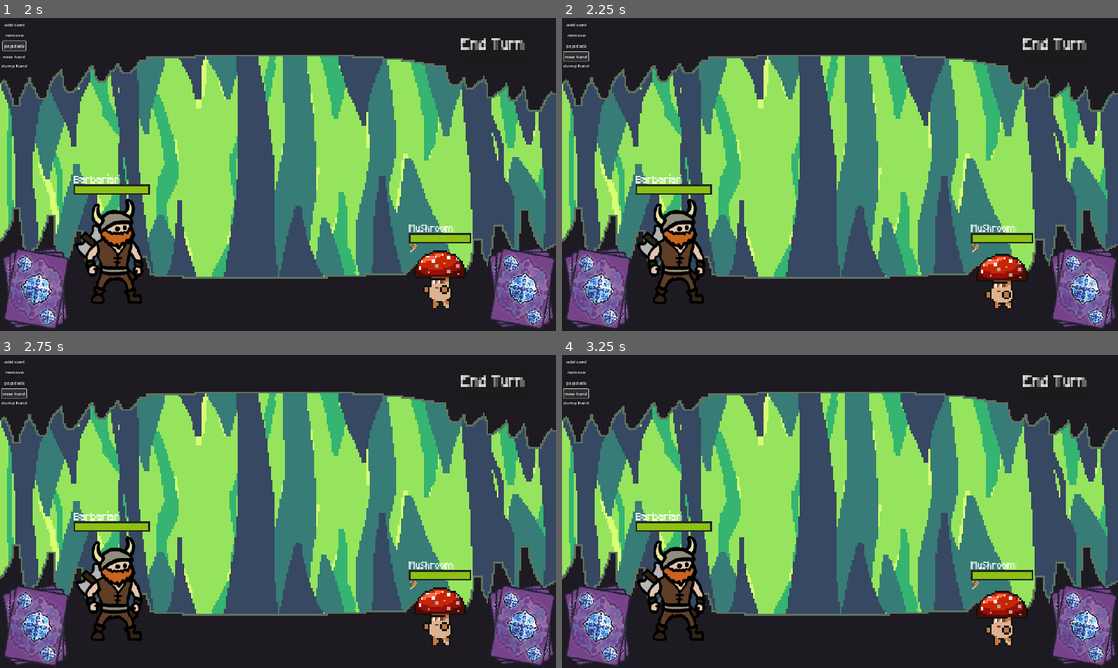
Above: before the commit, frames 1-4 (two rows, left to right).
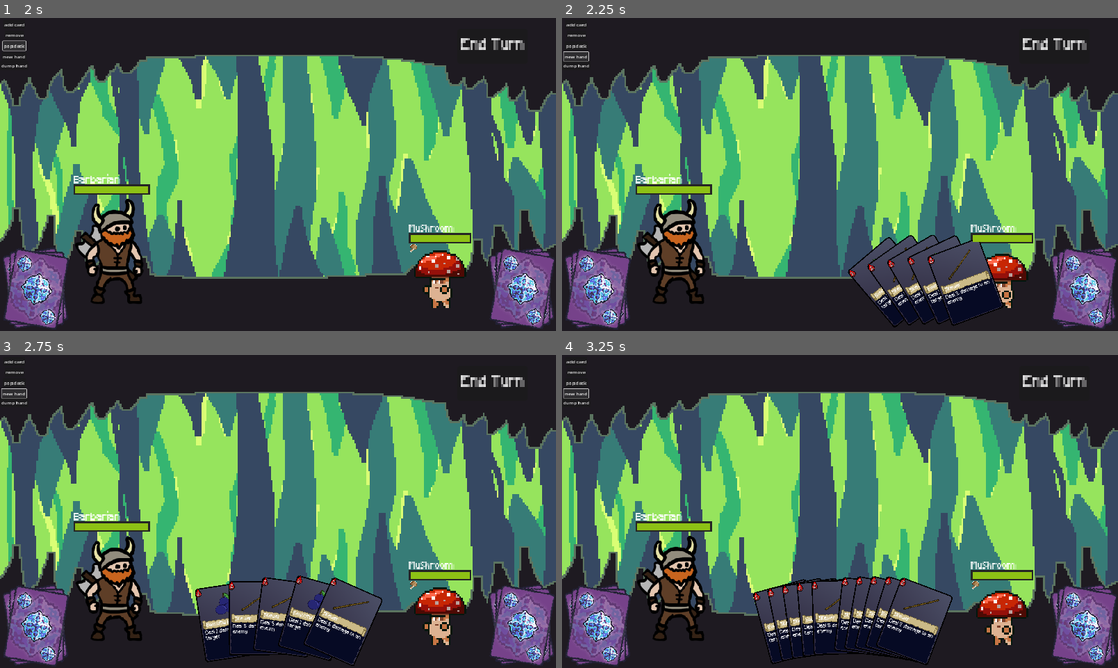
Above: after the commit, the same moments.

Repository: Excellund/DungeonsForDinner
Game: Godot game, scene res://scenes/main_menu.tscn
Two runs of this game, one before a commit and one after it. Both use one fixed random seed, a clock stepped at 60 frames per second and the inputs below.
Inputs:
- Up to frame 1 (2 s): click "Expedition" at 0.5 s; click "pop deck" at 1.25 s
- Up to frame 2 (2.25 s): click "new hand" at 2 s
- Up to frame 3 (2.75 s): no input
- Up to frame 4 (3.25 s): click "new hand" at 2.75 s

Frame 1 is identical in both runs. In frame 2, 3.7% of the frame differs, in the area x 51-80%, y 69-99%; in frame 3, 3.7%; in frame 4, 4.2%, in the area x 34-71%, y 70-100%.
Error before the commit: Parse Error: Function "initialize_deck()" is a coroutine, so it must be called with "await". (res://scripts/CardManager.gd:96)

Commit message:
added persistent deck and fixed some card.gd issues

Diff:
--- a/project.godot
+++ b/project.godot
@@ -21,7 +21,6 @@
 _EncounterManager="*res://scripts/managers/EncounterManager.gd"
 TurnManager="*res://scripts/managers/TurnManager.gd"
 SignalBus="*res://scripts/SignalBus.gd"
-AllCardUpdater="*res://scenes/card_updater.tscn"
 
 [debug]
 
@@ -65,24 +64,6 @@
 ]
 }
 
-[input]
-
-left_click={
-"deadzone": 0.5,
-"events": [Object(InputEventMouseButton,"resource_local_to_scene":false,"resource_name":"","device":-1,"window_id":0,"alt_pressed":false,"shift_pressed":false,"ctrl_pressed":false,"meta_pressed":false,"button_mask":0,"position":Vector2(0, 0),"global_position":Vector2(0, 0),"factor":1.0,"button_index":1,"canceled":false,"pressed":false,"double_click":false,"script":null)
-]
-}
-right_click={
-"deadzone": 0.5,
-"events": [Object(InputEventMouseButton,"resource_local_to_scene":false,"resource_name":"","device":-1,"window_id":0,"alt_pressed":false,"shift_pressed":false,"ctrl_pressed":false,"meta_pressed":false,"button_mask":0,"position":Vector2(0, 0),"global_position":Vector2(0, 0),"factor":1.0,"button_index":2,"canceled":false,"pressed":false,"double_click":false,"script":null)
-]
-}
-escape={
-"deadzone": 0.5,
-"events": [Object(InputEventKey,"resource_local_to_scene":false,"resource_name":"","device":-1,"window_id":0,"alt_pressed":false,"shift_pressed":false,"ctrl_pressed":false,"meta_pressed":false,"pressed":false,"keycode":0,"physical_keycode":4194305,"key_label":0,"unicode":0,"echo":false,"script":null)
-]
-}
-
 [rendering]
 
 textures/canvas_textures/default_texture_filter=0
--- a/resources/Cards/test_card2.tres
+++ /dev/null
@@ -1,12 +0,0 @@
-[gd_resource type="Resource" script_class="CardData" load_steps=3 format=3 uid="uid://be4g8p4n43mb"]
-
-[ext_resource type="Script" path="res://resources/Cards/CardData.gd" id="1_bpwbe"]
-[ext_resource type="Texture2D" uid="uid://0mj0mytu3hwp" path="res://assets/cardback2.png" id="2_11eg1"]
-
-[resource]
-script = ExtResource("1_bpwbe")
-texture = ExtResource("2_11eg1")
-card_name = ""
-cost = ""
-attack_text = ""
-eat_text = ""
--- a/resources/StartingDecks/StartingDeck.gd
+++ b/resources/StartingDecks/StartingDeck.gd
@@ -17,7 +17,7 @@
 	for card_data in cards_dict:
 		for i in cards_dict[card_data]:
 			var new_card: Card = card_scene.instantiate()
-			await new_card.set_card_data(card_data.duplicate())
+			new_card.set_card_data(card_data.duplicate())
 			deck.append(new_card)
 	self.true_deck = deck
 	return deck
--- a/scenes/card.tscn
+++ b/scenes/card.tscn
@@ -1,8 +1,9 @@
-[gd_scene load_steps=7 format=3 uid="uid://dut3eu6qebkab"]
+[gd_scene load_steps=8 format=3 uid="uid://dut3eu6qebkab"]
 
 [ext_resource type="Script" path="res://scripts/Card.gd" id="1_w50wd"]
 [ext_resource type="Shader" path="res://scripts/card3Deffect.gdshader" id="2_mlehg"]
-[ext_resource type="Resource" uid="uid://0p5twlmn4fy2" path="res://resources/Cards/test_card1.tres" id="2_w8e12"]
+[ext_resource type="Resource" uid="uid://blaadinjv8fqm" path="res://resources/Cards/skewer_card.tres" id="2_q5edh"]
+[ext_resource type="PackedScene" uid="uid://ckog78srymsdy" path="res://scenes/card_updater.tscn" id="2_rgfit"]
 [ext_resource type="Texture2D" uid="uid://cfm8unmob6sr8" path="res://assets/card/CardArt_A_side.png" id="3_ikmkf"]
 
 [sub_resource type="ShaderMaterial" id="ShaderMaterial_wq062"]
@@ -10,14 +11,14 @@
 shader = ExtResource("2_mlehg")
 shader_parameter/fov = 90.0
 shader_parameter/cull_back = false
-shader_parameter/y_rot = 8.55e-06
+shader_parameter/y_rot = 0.0
 shader_parameter/x_rot = 0.0
 shader_parameter/inset = 0.0
 
 [sub_resource type="RectangleShape2D" id="RectangleShape2D_f6ji4"]
 size = Vector2(4, 4)
 
-[node name="Card" type="Control" node_paths=PackedStringArray("card_sprite")]
+[node name="Card" type="Control" node_paths=PackedStringArray("card_updater", "card_sprite")]
 custom_minimum_size = Vector2(192, 256)
 layout_mode = 3
 anchors_preset = 0
@@ -27,9 +28,12 @@
 size_flags_horizontal = 4
 size_flags_vertical = 4
 script = ExtResource("1_w50wd")
+card_updater = NodePath("CardUpdater")
 card_sprite = NodePath("CardSprite")
 rotation_speed = 3.5
-card_data = ExtResource("2_w8e12")
+card_data = ExtResource("2_q5edh")
+
+[node name="CardUpdater" parent="." instance=ExtResource("2_rgfit")]
 
 [node name="CardSprite" type="Sprite2D" parent="."]
 z_index = 1
--- a/scenes/card_area.tscn
+++ b/scenes/card_area.tscn
@@ -1,8 +1,9 @@
-[gd_scene load_steps=5 format=3 uid="uid://xsm8ktqo3llr"]
+[gd_scene load_steps=6 format=3 uid="uid://xsm8ktqo3llr"]
 
 [ext_resource type="PackedScene" uid="uid://cvtvmnkc60bfr" path="res://scenes/hand.tscn" id="1_pareh"]
 [ext_resource type="PackedScene" uid="uid://d1ela5g6cb4ho" path="res://scenes/card_pile.tscn" id="2_mumg8"]
 [ext_resource type="Resource" uid="uid://d22vqy36a1vdo" path="res://resources/StartingDecks/Deck1.tres" id="4_q0cv3"]
+[ext_resource type="PackedScene" uid="uid://dut3eu6qebkab" path="res://scenes/card.tscn" id="4_sewee"]
 [ext_resource type="Script" path="res://scripts/CardManager.gd" id="4_vlltq"]
 
 [node name="CardArea" type="Node2D"]
@@ -44,6 +45,7 @@
 deck = NodePath("../DrawPile")
 hand = NodePath("../Hand")
 discard = NodePath("../DiscardPile")
+card_scene = ExtResource("4_sewee")
 persistent_deck = ExtResource("4_q0cv3")
 starting_hand_size = 5
 
--- a/scripts/Card.gd
+++ b/scripts/Card.gd
@@ -3,6 +3,7 @@
 class_name Card
 
 @export_group("inner settings")
+@export var card_updater: SubViewport
 @export var card_sprite: Sprite2D
 @export var rotation_speed: float = 0.0
 @export_category("CardData")
@@ -23,11 +24,8 @@
 var entity_held_over: Entity = null
 
 # vars for rotation lerp
-var staring_angle: float = 0
-var desired_angle: float = -PI
-var cur_desired_angle: float = PI/2
-const A_SIDE_ANGLE: float = 0
-const B_SIDE_ANGLE: float = -PI
+var staring_angle: float = PI
+var desired_angle: float = 0.01
 const HALF_ANGLE: float = PI/2
 var elapsed = 0
 var drag_offset: Vector2
@@ -43,7 +41,7 @@
 
 
 func _ready():
-	card_sprite.texture = attack_side_texture
+	self.set_card_data(card_data)
 	self.card_modified.connect(_on_card_modified)
 
 
@@ -52,39 +50,22 @@
 		global_position = get_global_mouse_position() - drag_offset
 	if is_rotating:
 		elapsed = min(elapsed + (delta*rotation_speed), 1)
-		var rot_y: float = rad_to_deg(lerp_angle(staring_angle, cur_desired_angle, elapsed))
+		var rot_y: float = rad_to_deg(lerp_angle(staring_angle, desired_angle, elapsed))
 		card_sprite.material.set_shader_parameter("y_rot", rot_y)
-
 		if is_equal_approx(desired_angle, deg_to_rad(rot_y)):
+			elapsed = 0
 			is_rotating = false
-			elapsed = 0
+		elif 85 < rot_y and rot_y < 95:
 			if is_attack_side:
-				cur_desired_angle = HALF_ANGLE
-				staring_angle = A_SIDE_ANGLE
-				desired_angle = B_SIDE_ANGLE
+				card_sprite.texture = attack_side_texture
 			else:
-				cur_desired_angle = -HALF_ANGLE
-				staring_angle = B_SIDE_ANGLE
-				desired_angle = A_SIDE_ANGLE
-
-		elif is_equal_approx(cur_desired_angle, deg_to_rad(rot_y)):
-			cur_desired_angle = desired_angle
-			elapsed = 0
-
-			if is_attack_side:
-				staring_angle = HALF_ANGLE
-				card_sprite.texture = attack_side_texture
-				card_sprite.scale = Vector2(1,1)
-			else:
-				staring_angle = -HALF_ANGLE
 				card_sprite.texture = eat_side_texture
-				card_sprite.scale = Vector2(-1,1)
 
 func move_to_from(from_pos, target_pos, from_rot, target_rot):
 	is_tweening = true
 	pre_hover_rotation = target_rot
 
-	var tween = get_tree().create_tween()
+	var tween = create_tween()
 
 	tween.parallel().tween_property(self,"global_position",target_pos,TWEEN_TRANS_SPEED)\
 	.from(from_pos).set_trans(Tween.TRANS_QUINT).set_ease(Tween.EASE_OUT)
@@ -101,7 +82,7 @@
 	is_tweening = true
 	pre_hover_rotation = target_rot
 
-	var tween = get_tree().create_tween()
+	var tween = create_tween()
 
 	tween.parallel().tween_property(self,"global_position",target_pos,TWEEN_TRANS_SPEED/3).from_current()\
 	.set_trans(Tween.TRANS_QUINT).set_ease(Tween.EASE_IN)
@@ -113,22 +94,16 @@
 
 func _on_mouse_entered():
 	card_sprite.z_index = 10
-	var tween = get_tree().create_tween()
+	var tween = create_tween()
 	tween.parallel().tween_property(card_sprite,"rotation",0,TWEEN_HOVER_ROTATION_SPEED).from_current()
-	if is_attack_side:
-		tween.parallel().tween_property(card_sprite,"scale",Vector2(1.15,1.15),0.3).from_current().set_trans(Tween.TRANS_BACK).set_ease(Tween.EASE_OUT)
-	else:
-		tween.parallel().tween_property(card_sprite,"scale",Vector2(-1.15,1.15),0.3).from_current().set_trans(Tween.TRANS_BACK).set_ease(Tween.EASE_OUT)
+	tween.parallel().tween_property(card_sprite,"scale",Vector2(1.15,1.15),0.3).from_current().set_trans(Tween.TRANS_BACK).set_ease(Tween.EASE_OUT)
 
 
 func _on_mouse_exited():
 	card_sprite.z_index = 1
-	var tween = get_tree().create_tween()
+	var tween = create_tween()
 	tween.parallel().tween_property(card_sprite,"rotation",pre_hover_rotation,TWEEN_HOVER_ROTATION_SPEED).from_current()
-	if is_attack_side:
-		tween.parallel().tween_property(card_sprite,"scale",Vector2(1,1),0.3).from_current()
-	else:
-		tween.parallel().tween_property(card_sprite,"scale",Vector2(-1,1),0.3).from_current()
+	tween.parallel().tween_property(card_sprite,"scale",Vector2(1,1),0.3).from_current()
 
 
 func _on_gui_input(event):
@@ -147,36 +122,43 @@
 				SignalBus.card_used.emit(self, entity_held_over.duplicate(), is_attack_side)
 			else:
 				is_tweening = true
-				var tween = get_tree().create_tween()
+				var tween = create_tween()
 				tween.parallel().tween_property(self,"global_position",pre_held_position,TWEEN_TRANS_SPEED)\
 				.from_current().set_trans(Tween.TRANS_QUINT).set_ease(Tween.EASE_OUT)
 				tween.connect("finished", _on_tween_finished)
 
 	elif event is InputEventMouseButton and event.button_index == MOUSE_BUTTON_RIGHT:
 		#check if RMB is pressed and we're nor currently rotating
-		if event.button_mask & MOUSE_BUTTON_MASK_RIGHT and not is_rotating:
+		if event.button_mask & MOUSE_BUTTON_MASK_RIGHT and not is_rotating and not is_tweening:
 			is_rotating = true
 			is_attack_side = not is_attack_side
+			var temp = desired_angle
+			desired_angle = staring_angle
+			staring_angle = temp
 
 
 func set_card_data(data: CardData):
 	self.card_data = data
 	card_name = data.card_name
 
-	var a_img: Image = await AllCardUpdater.get_flattened_sprite(self.card_data, true)
+	var a_img: Image = await card_updater.get_flattened_sprite(self.card_data, true)
 	attack_side_texture = ImageTexture.create_from_image(a_img)
 
-	var b_img: Image = await AllCardUpdater.get_flattened_sprite(self.card_data, false)
+	var b_img: Image = await card_updater.get_flattened_sprite(self.card_data, false)
 	eat_side_texture = ImageTexture.create_from_image(b_img)
 
+	if is_attack_side:
+		self.card_sprite.texture = self.attack_side_texture
+	else:
+		self.card_sprite.texture = self.eat_side_texture
 
 func _on_card_modified(is_attack_side_local: bool):
 	if is_attack_side_local:
-		var a_img: Image = await AllCardUpdater.get_flattened_sprite(self.card_data, true)
+		var a_img: Image = await card_updater.get_flattened_sprite(self.card_data, true)
 		attack_side_texture = ImageTexture.create_from_image(a_img)
 		self.card_sprite.texture = self.attack_side_texture
 	else:
-		var b_img: Image = await AllCardUpdater.get_flattened_sprite(self.card_data, false)
+		var b_img: Image = await card_updater.get_flattened_sprite(self.card_data, false)
 		eat_side_texture = ImageTexture.create_from_image(b_img)
 		self.card_sprite.texture = self.eat_side_texture
 
--- a/scripts/CardUpdater.gd
+++ b/scripts/CardUpdater.gd
@@ -13,9 +13,10 @@
 
 
 func _ready():
-	view_texture = self.get_texture()
+	pass
 
 func get_flattened_sprite(data:CardData, is_attack_side):
+	view_texture = self.get_texture()
 	card_name.text = data.card_name
 	main_sprite.texture = data.texture
 	if is_attack_side:
@@ -29,4 +30,6 @@
 	self.render_target_update_mode = SubViewport.UPDATE_ONCE
 	await RenderingServer.frame_post_draw
 	var return_img = view_texture.get_image()
+	if not is_attack_side:
+		return_img.flip_x()
 	return return_img
Not shown, changed: .gitignore
